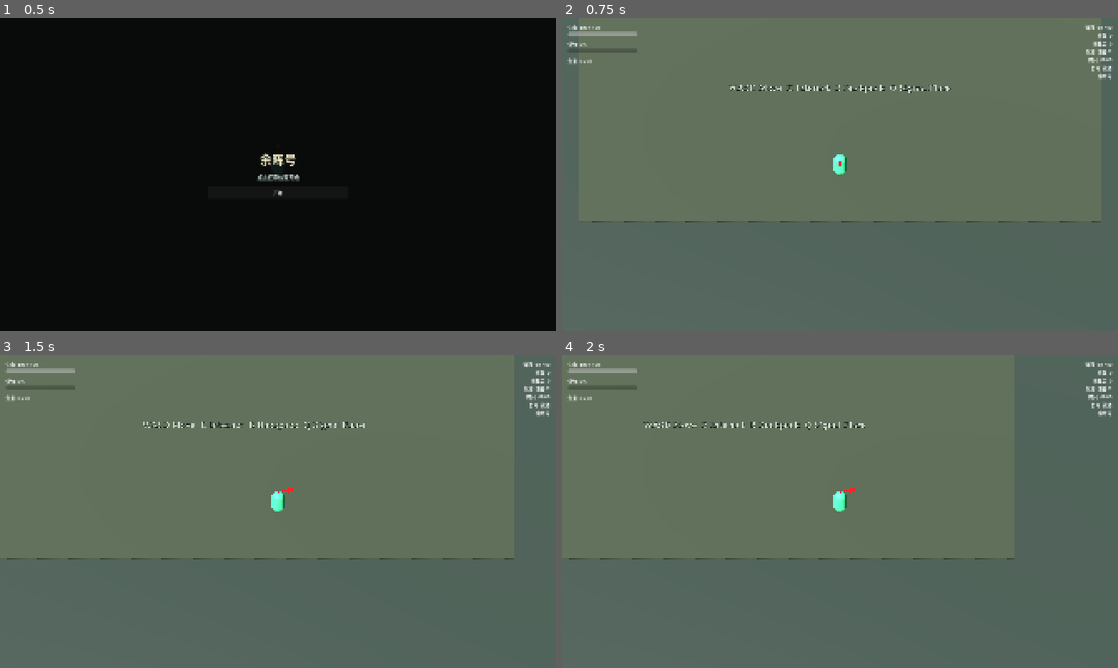
Above: before the commit, frames 1-4 (two rows, left to right).
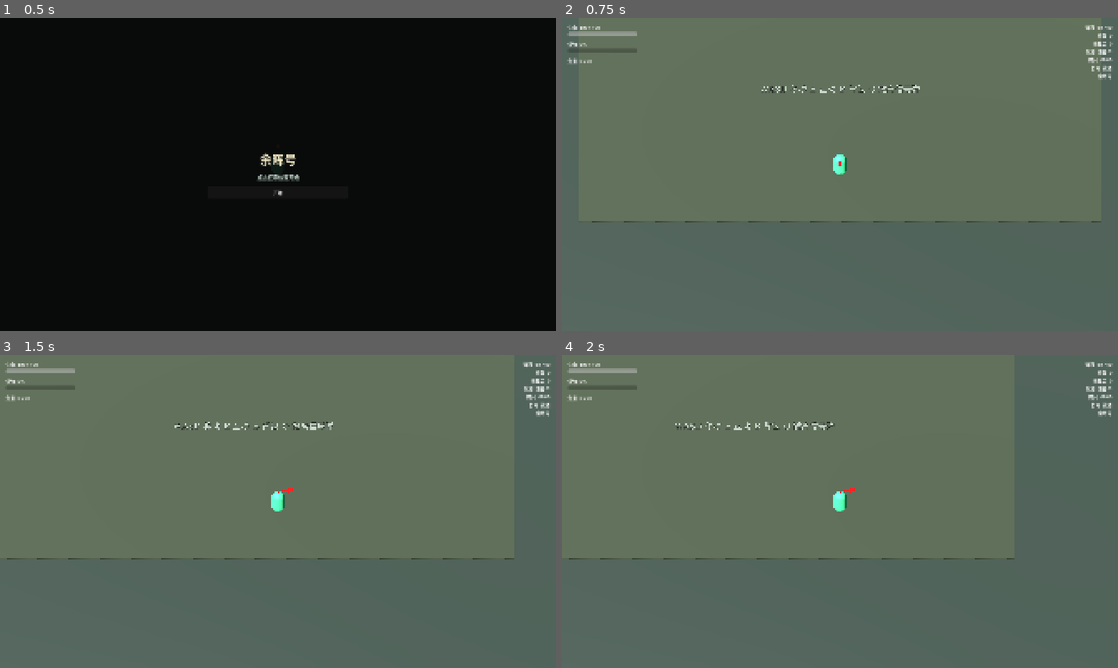
Above: after the commit, the same moments.

Repository: SampsonYW/12345
Game: Godot game, scene res://scenes/game_3d.tscn
Same seed, same stepped clock (60 frames per second), same inputs: the game is played once before the commit and once after it.
Inputs (mouse positions are in pixels of both pictures, inside the frame that each line leads up to):
- Up to frame 1 (0.5 s): no input
- Up to frame 2 (0.75 s): click "开始" at 0.5 s
- Up to frame 3 (1.5 s): tap Enter at 1.25 s; move the mouse to (400, 495) at 1.27 s; hold D (move_right) from 1.28 s (still down); hold E (interact) from 1.28 s (still down); click (400, 495) at 1.42 s
- Up to frame 4 (2 s): keep holding D (move_right); keep holding E (interact); tap Space at 1.52 s

Frame 1 is identical in both runs. In frame 2, 0.5% of the frame differs, in the area x 30-70%, y 21-24%; in frame 3, 0.5%, in the area x 25-66%, y 21-24%; in frame 4, 0.5%.

Commit message:
feat: add a right-click menu of items - rewrite texts in Chinese

Diff:
--- a/scenes/afterglow_map.tscn
+++ b/scenes/afterglow_map.tscn
@@ -164,7 +164,7 @@
 render_priority = 10
 modulate = Color(0.88, 0.94, 0.9, 0.85)
 outline_modulate = Color(0.02, 0.03, 0.03, 0.7)
-text = "WASD Move  E Interact  B Backpack  Q Signal Flare"
+text = "WASD 移动  E 互动  B 背包  Q 撤离信号弹"
 font = SubResource("FontFile_plkho")
 font_size = 96
 outline_size = 6
@@ -175,7 +175,7 @@
 render_priority = 10
 modulate = Color(1, 0.76, 0.35, 1)
 outline_modulate = Color(0.15, 0.08, 0.0, 0.6)
-text = "E  Storage"
+text = "E  仓库"
 font_size = 96
 outline_size = 6
 
@@ -185,7 +185,7 @@
 render_priority = 10
 modulate = Color(0.58, 0.86, 1, 1)
 outline_modulate = Color(0.0, 0.08, 0.15, 0.6)
-text = "Hold E  Depart"
+text = "长按 E 出发"
 font_size = 96
 outline_size = 6
 
@@ -196,6 +196,6 @@
 pixel_size = 0.02
 modulate = Color(0.93, 0.88, 0.68, 1)
 outline_modulate = Color(0.1, 0.08, 0.04, 0.5)
-text = "AFTERGLOW EXPRESS"
+text = "余晖号"
 font_size = 128
 outline_size = 8
--- a/scenes/hud.tscn
+++ b/scenes/hud.tscn
@@ -21,7 +21,7 @@
 [node name="HPLabel" type="Label" parent="TopLeft"]
 unique_name_in_owner = true
 layout_mode = 2
-text = "HP  100 / 100"
+text = "生命  100 / 100"
 
 [node name="HPBar" type="ProgressBar" parent="TopLeft"]
 unique_name_in_owner = true
@@ -39,7 +39,7 @@
 [node name="ErosionLabel" type="Label" parent="TopLeft"]
 unique_name_in_owner = true
 layout_mode = 2
-text = "Erosion  0%"
+text = "侵蚀  0%"
 
 [node name="ErosionBar" type="ProgressBar" parent="TopLeft"]
 unique_name_in_owner = true
@@ -57,7 +57,7 @@
 [node name="WeightLabel" type="Label" parent="TopLeft"]
 unique_name_in_owner = true
 layout_mode = 2
-text = "Weight  0 / 50"
+text = "负重  0 / 50"
 
 [node name="TopRight" type="VBoxContainer" parent="."]
 layout_mode = 1
@@ -72,19 +72,19 @@
 [node name="AmmoLabel" type="Label" parent="TopRight"]
 unique_name_in_owner = true
 layout_mode = 2
-text = "Ammo  60 / 60"
+text = "弹药  60 / 60"
 horizontal_alignment = 2
 
 [node name="ScoreLabel" type="Label" parent="TopRight"]
 unique_name_in_owner = true
 layout_mode = 2
-text = "Score  0"
+text = "分数  0"
 horizontal_alignment = 2
 
 [node name="CollectibleLabel" type="Label" parent="TopRight"]
 unique_name_in_owner = true
 layout_mode = 2
-text = "Collectibles  0"
+text = "收集品  0"
 horizontal_alignment = 2
 
 [node name="BottomBar" type="HBoxContainer" parent="."]
--- a/scripts/ui/hud.gd
+++ b/scripts/ui/hud.gd
@@ -72,6 +72,10 @@
 var _spawn_manager: Node = null
 var _alert_indicators: Array[Dictionary] = []  # [{screen_pos, opacity, direction}]
 var _spawn_pulses: Array[Dictionary] = []  # [{screen_pos, remaining, max_time, direction}]
+var _context_menu: PopupMenu = null
+var _context_slot_index: int = -1
+var _context_warehouse_name: String = ""
+var _context_container_index: int = -1
 var _warehouse_stock := {
 	"标准弹药": 12,
 	"能量电池": 6,
@@ -664,7 +668,7 @@
 	_position_overlay_child(direct_list, Vector2(40.0, -160.0), Vector2(390.0, 120.0))
 	overlay.add_child(direct_list)
 	right.add_child(_make_hint_label(
-		"行显示库存。转移按钮共享相同的物品操作接口。"
+		"右键物品可快速转移。拖拽或点击转移按钮也可操作。"
 	))
 	return overlay
 
@@ -706,7 +710,7 @@
 	_search_feedback_label.name = "SearchFeedback"
 	right.add_child(_search_feedback_label)
 	right.add_child(_make_hint_label(
-		"搜索自动开始。请将发现的物品移入背包。"
+		"右键已发现物品可快速转移到背包。"
 	))
 	return overlay
 
@@ -806,7 +810,146 @@
 		detail.add_theme_font_size_override("font_size", 11)
 		detail.add_theme_color_override("font_color", Color(0.62, 0.70, 0.66, 1.0))
 		box.add_child(detail)
+
+		# Right-click context menu support
+		slot.gui_input.connect(_on_backpack_slot_gui_input.bind(i))
 		grid.add_child(slot)
+
+
+func _on_backpack_slot_gui_input(event: InputEvent, slot_index: int) -> void:
+	if not (event is InputEventMouseButton):
+		return
+	if not event.pressed or event.button_index != MOUSE_BUTTON_RIGHT:
+		return
+	var loc := GameManager.current_location
+	if loc != GameManager.Location.EXPEDITION and loc != GameManager.Location.AFTERGLOW:
+		return
+	var item: ItemDataResource = null
+	if _inventory != null and _inventory.has_method("get_slot_item"):
+		item = _inventory.get_slot_item(slot_index)
+	if item == null:
+		return
+	_context_slot_index = slot_index
+	_show_context_menu_at(event.global_position, item, loc)
+
+
+func _on_warehouse_row_gui_input(event: InputEvent, item_name: String) -> void:
+	if not (event is InputEventMouseButton):
+		return
+	if not event.pressed or event.button_index != MOUSE_BUTTON_RIGHT:
+		return
+	if int(_warehouse_stock.get(item_name, 0)) <= 0:
+		return
+	_context_warehouse_name = item_name
+	var menu := _prepare_context_menu()
+	menu.add_item("%s  x%d" % [item_name, int(_warehouse_stock.get(item_name, 0))], 0)
+	menu.set_item_disabled(0, true)
+	menu.add_separator()
+	menu.add_item("转移到背包", 4)
+	_finalize_context_menu(event.global_position)
+
+
+func _on_container_row_gui_input(event: InputEvent, entry_index: int) -> void:
+	if not (event is InputEventMouseButton):
+		return
+	if not event.pressed or event.button_index != MOUSE_BUTTON_RIGHT:
+		return
+	if not _can_transfer_container_entry(entry_index):
+		return
+	_context_container_index = entry_index
+	var label_text := _get_container_entry_label(entry_index)
+	var menu := _prepare_context_menu()
+	menu.add_item(label_text, 0)
+	menu.set_item_disabled(0, true)
+	menu.add_separator()
+	menu.add_item("转移到背包", 5)
+	_finalize_context_menu(event.global_position)
+
+
+func _show_context_menu_at(at_position: Vector2, item: ItemDataResource, loc: int) -> void:
+	var menu := _prepare_context_menu()
+	# Item header (disabled, just for display)
+	var type_name := _get_item_type_name(item.type)
+	menu.add_item("%s  [%s]" % [item.item_name, type_name], 0)
+	menu.set_item_disabled(0, true)
+	menu.add_separator()
+
+	if loc == GameManager.Location.EXPEDITION:
+		# Use action
+		var can_use := item.type != ItemDataResource.Type.COLLECTIBLE
+		menu.add_item("使用", 1)
+		if not can_use:
+			var use_idx := menu.get_item_index(1)
+			menu.set_item_disabled(use_idx, true)
+			menu.set_item_tooltip(use_idx, "残响碎片仅在撤离后结算分数")
+		# Discard action
+		menu.add_item("丢弃", 2)
+	elif loc == GameManager.Location.AFTERGLOW:
+		# Transfer to warehouse
+		menu.add_item("转移到仓库", 3)
+
+	_finalize_context_menu(at_position)
+
+
+func _prepare_context_menu() -> PopupMenu:
+	if _context_menu != null and is_instance_valid(_context_menu):
+		_context_menu.queue_free()
+	_context_menu = PopupMenu.new()
+	_context_menu.name = "SlotContextMenu"
+	return _context_menu
+
+
+func _finalize_context_menu(at_position: Vector2) -> void:
+	_context_menu.id_pressed.connect(_on_context_menu_id_pressed)
+	add_child(_context_menu)
+	_context_menu.position = Vector2i(int(at_position.x), int(at_position.y))
+	_context_menu.popup()
+
+
+func _on_context_menu_id_pressed(id: int) -> void:
+	match id:
+		1:  # 使用 (expedition backpack)
+			if _inventory != null and _inventory.has_method("use_slot") and _context_slot_index >= 0:
+				_inventory.use_slot(_context_slot_index)
+		2:  # 丢弃 (expedition backpack)
+			if _inventory != null and _inventory.has_method("remove_slot_item") and _context_slot_index >= 0:
+				var removed: ItemDataResource = _inventory.remove_slot_item(_context_slot_index)
+				if removed != null:
+					_on_pickup_blocked("已丢弃: %s" % removed.item_name)
+		3:  # 转移到仓库 (afterglow backpack → warehouse)
+			if _context_slot_index >= 0:
+				transfer_backpack_slot_to_storage(_context_slot_index)
+		4:  # 转移到背包 (afterglow warehouse → backpack)
+			if _context_warehouse_name != "":
+				_transfer_warehouse_item(_context_warehouse_name)
+		5:  # 转移到背包 (expedition container → backpack)
+			if _context_container_index >= 0:
+				_transfer_container_entry(_context_container_index)
+	_context_slot_index = -1
+	_context_warehouse_name = ""
+	_context_container_index = -1
+	# Refresh whichever grids/lists are currently visible
+	var grid := _get_visible_backpack_grid()
+	if grid != null:
+		_populate_backpack_grid(grid)
+	if _storage_overlay != null and _storage_overlay.visible:
+		_populate_warehouse_list(_storage_overlay.get_node_or_null("WarehouseList") as VBoxContainer)
+	if _search_overlay != null and _search_overlay.visible:
+		_populate_container_list()
+
+
+func _get_item_type_name(type: int) -> String:
+	match type:
+		ItemDataResource.Type.COLLECTIBLE:
+			return "收藏品"
+		ItemDataResource.Type.AMMO:
+			return "弹药"
+		ItemDataResource.Type.BATTERY:
+			return "电池"
+		ItemDataResource.Type.PURIFIER:
+			return "净化剂"
+		_:
+			return "未知"
 
 
 func _populate_warehouse_list(list: VBoxContainer) -> void:
@@ -841,6 +984,8 @@
 		button.custom_minimum_size = Vector2(72.0, 30.0)
 		button.pressed.connect(Callable(self, "_transfer_warehouse_item").bind(String(item_name)))
 		row.add_child(button)
+		# Right-click context menu support
+		row_panel.gui_input.connect(_on_warehouse_row_gui_input.bind(String(item_name)))
 		list.add_child(row_panel)
 
 
@@ -885,6 +1030,9 @@
 		button.custom_minimum_size = Vector2(78.0, 30.0)
 		button.pressed.connect(Callable(self, "_transfer_container_entry").bind(i))
 		row.add_child(button)
+		# Right-click context menu support
+		if _can_transfer_container_entry(i):
+			row_panel.gui_input.connect(_on_container_row_gui_input.bind(i))
 		list.add_child(row_panel)
 	_save_search_snapshot()
 
Not shown, changed: .gitignore
